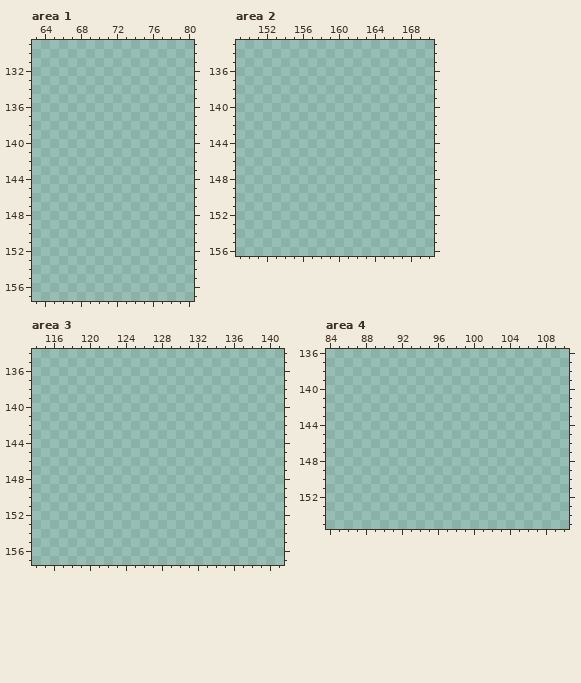
A pixel-art file gets an edit: Assets/Art/Sprites/Tiles.aseprite. The picture above was drawn from the file before the commit.
240x240 pixels, 1 frame. Colours within 5 levels of each other are drawn and written as one. Shown: area 1: x 63..80, y 129..157; area 2: x 149..170, y 133..156; area 3: x 114..141, y 134..157; area 4: x 84..110, y 136..155. The commit also changed other parts of the picture, which this record leaves out.
After the commit:
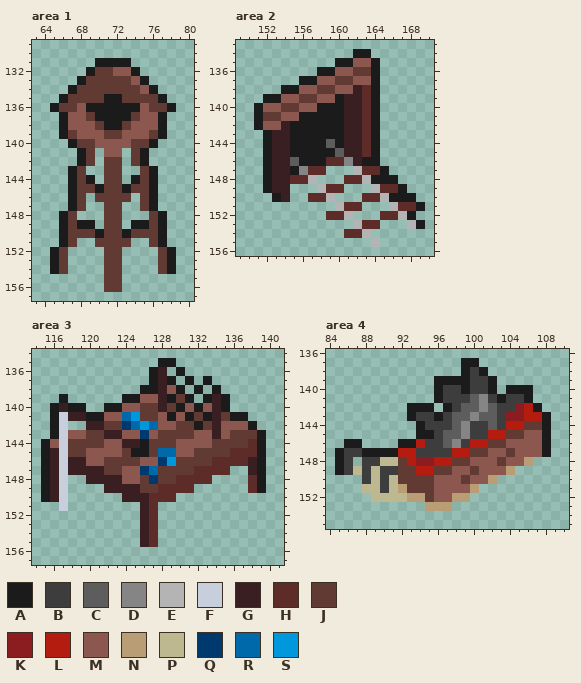
Palette (. is transparent): A #1b1b1b  B #3d3d3d  C #5d5d5d  D #858585  E #b4b4b4  F #c7cfdd  G #391f21  H #5d2c28  J #623a34  K #8b1c20  L #b41c10  M #8c574f  N #b89d75  P #beb890  Q #00396d  R #0069aa  S #0098dc
Diff:
Area 1, layer "Layer 6":
y 131: x 70..73 .... -> AAAA
y 132: x 69..74 ...... -> AJJMMA
y 133: x 68..75 ........ -> AJJJJJMA
y 134: x 67..76 .......... -> AJJJJJJJMA
y 135: x 66..77 ............ -> AJJJJAAJJJJA
y 136: x 65..78 .............. -> AJJMAAAAAAMJJA
y 137: x 66..77 ............ -> AMMJAAAAJMMA
y 138: x 66..77 ............ -> AMMMJAAJMMMA
y 139: x 66..77 ............ -> AJMMMJJMMMJA
y 140: x 67..76 .......... -> AJJMMMMJJA
y 141: x 68..69 .. -> AJ; x 71..72 .. -> MM; x 74..75 .. -> JA
y 142: x 68..69 .. -> AJ; x 71..72 .. -> JJ; x 74..75 .. -> JA
y 143: x 67..68 .. -> AJ; x 71..72 .. -> JJ; x 75..76 .. -> JA
y 144: x 67..69 ... -> AJA; x 71..72 .. -> JJ; x 74..76 ... -> AJA
y 145: x 67..76 .......... -> AJJAJJAJJA
y 146: x 67..68 .. -> AJ; x 70..73 .... -> JJJJ; x 75..76 .. -> JA
y 147: x 67..68 .. -> AJ; x 71..72 .. -> JJ; x 75..76 .. -> JA
y 148: x 66..67 .. -> AJ; x 71..72 .. -> JJ; x 76..77 .. -> JA
y 149: x 66..69 .... -> AJAA; x 71..72 .. -> JJ; x 74..77 .... -> AAJA
y 150: x 66..77 ............ -> AJJJAJJAJJJA
y 151: x 66..67 .. -> AJ; x 70..73 .... -> JJJJ; x 76..77 .. -> JA
y 152..154: x 65..66 .. -> AJ; x 71..72 .. -> JJ; x 77..78 .. -> JA
y 155..156: x 71..72 .. -> JJ
Area 2, layer "Layer 6":
y 134: x 162..163 .. -> AA
y 135: x 160..164 ..... -> AAMMA
y 136: x 158..164 ....... -> AAMMJJA
y 137: x 156..164 ......... -> AAMMJJMMA
y 138: x 154..164 ........... -> AAMMJJMMGHA
y 139: x 152..164 ............. -> AAMMJJMMAGGHA
y 140: x 151..164 .............. -> AMMJJMMAAAGGHA
y 141: x 151..164 .............. -> AJJMMAAAAAGGHA
y 142: x 151..164 .............. -> AMMGAAAAAAGGHA
y 143: x 152..164 ............. -> AGGAAAAAAGGHA
y 144: x 152..164 ............. -> AGGAAAACAGGHA
y 145: x 152..164 ............. -> AGGAAAAACGGHA
y 146: x 152..164 ............. -> AGGCAAAHHDGAA
y 147: x 152..158 ....... -> AGGADHH; x 162..165 .... -> EHHA
y 148: x 152..157 ...... -> AGGHHE; x 161..166 ...... -> HHEAAA
y 149: x 152..154 ... -> AGG; x 158..160 ... -> EHH; x 164..167 .... -> EHHA
y 150: x 153..154 .. -> AG; x 157..159 ... -> HHE; x 163..168 ...... -> HHEAAA
y 151: x 160..162 ... -> EHH; x 166..169 .... -> EHHA
y 152: x 159..161 ... -> HHE; x 165..168 .... -> HHEA
y 153: x 162..164 ... -> EHH; x 168..169 .. -> EA
y 154: x 161..163 ... -> HHE
y 155: x 164 . -> E
Area 3, layer "Layer 6":
y 135: x 128..129 .. -> AA
y 136: x 127..128 .. -> AG; x 130 . -> A
y 137: x 127..129 ... -> AGA; x 131 . -> A; x 133 . -> A
y 138: x 126..130 ..... -> AAGMA; x 132 . -> A; x 134 . -> A
y 139: x 117 . -> A; x 124..131 ........ -> AAMMGAJA; x 133..135 ... -> AGA
y 140: x 116..119 .... -> AGAA; x 122..135 .............. -> AAMMJJGJAMAMGA
y 141: x 116..137 ...................... -> AFGGAAMMRSJJMAMAJAGJAA
y 142: x 116..117 .. -> AF; x 120..138 ................... -> GGJJQRSRMMJJAJGMMMA
y 143: x 116..139 ........................ -> AFMMJJGGMMQMJJJJMMGMJJJA
y 144: x 115..139 ......................... -> AMFJJJJMMGGAJJJMMMMJJJJHA
y 145: x 115..139 ......................... -> AGFJJMMMMJAAJRRMMJJJJHHHA
y 146: x 115..139 ......................... -> AGFGGMMJJJJMMQSJJJJHHHHGA
y 147: x 115..135 ..................... -> AGFGGGGJJMMQRJJJJHHHH; x 138..139 .. -> GA
y 148: x 115..117 ... -> AGF; x 120..133 .............. -> GGGGMMJQJJHHHH; x 138..139 .. -> HA
y 149: x 115..117 ... -> AGF; x 122..131 .......... -> GGGGJJHHHH; x 138..139 .. -> HA
y 150: x 115..117 ... -> AGF; x 124..129 ...... -> GGGHHH
y 151: x 117 . -> F; x 126..127 .. -> GH
y 152..155: x 126..127 .. -> GH
Area 4, layer "Layer 6":
y 137: x 99..100 .. -> AA
y 138: x 99..101 ... -> ABA
y 139: x 96..102 ....... -> AAAABBA
y 140: x 96..102 ....... -> ABBABBA; x 104..106 ... -> AAA
y 141: x 96..106 ........... -> ABBBCDBABBA
y 142: x 93..95 ... -> AAA; x 97..107 ........... -> ABCCDCBBKLA
y 143: x 93..108 ................ -> ABBABCCDCCBKKLLA
y 144: x 94..108 ............... -> ABBBCDBBCBLLJJA
y 145: x 94..108 ............... -> AABCCDBBLLJJMMA
y 146: x 86..87 .. -> AA; x 92..108 ................. -> AALBBCDBLLJJMMMMA
y 147: x 85..108 ........................ -> ABBAAAALLBBBBLLJJMMJMMMA
y 148: x 85..86 .. -> AB; x 88..106 ................... -> BBPPJLKKLLJJMMMJMMN
y 149: x 85..104 .................... -> ABPBPBBJJLLJJMMJMMMN
y 150: x 88..102 ............... -> BPBPJJJJMMMJMMN
y 151: x 88..100 ............. -> PPBPNJJJMMMMN
y 152: x 89..99 ........... -> PPPPNNJMMNN
y 153: x 95..97 ... -> NNN
Where, in picture pixels (left, top, right, bottom), the same in both pictures:
added: (50, 58, 176, 292)
added: (254, 49, 425, 247)
added: (41, 358, 266, 547)
added: (335, 358, 551, 511)
